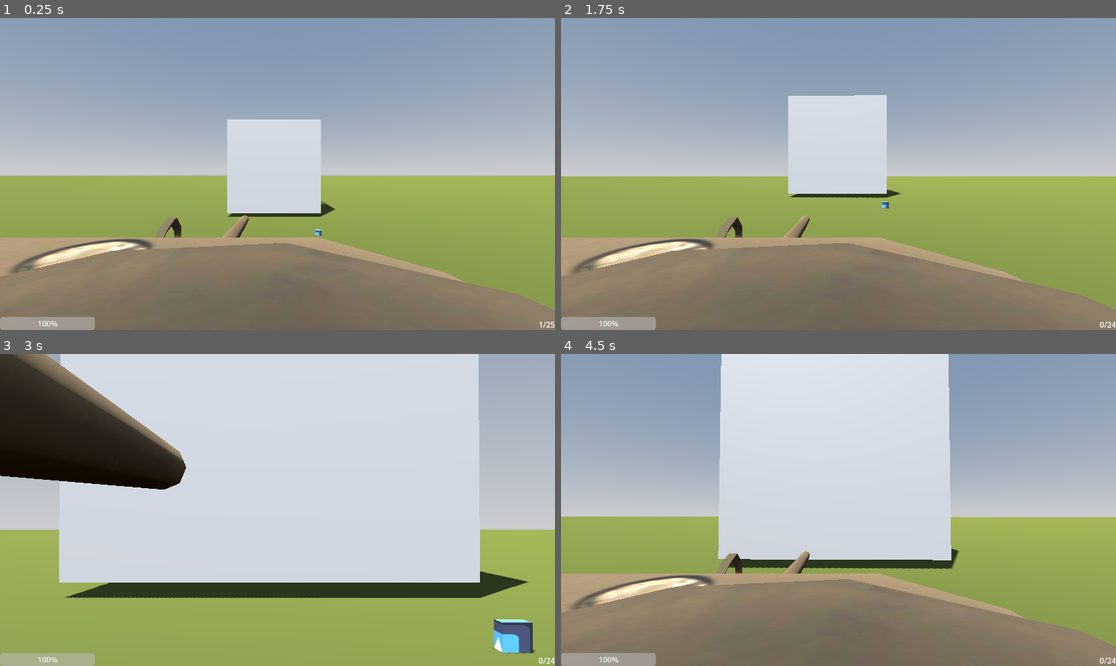
Above: before the commit, frames 1-4 (two rows, left to right).
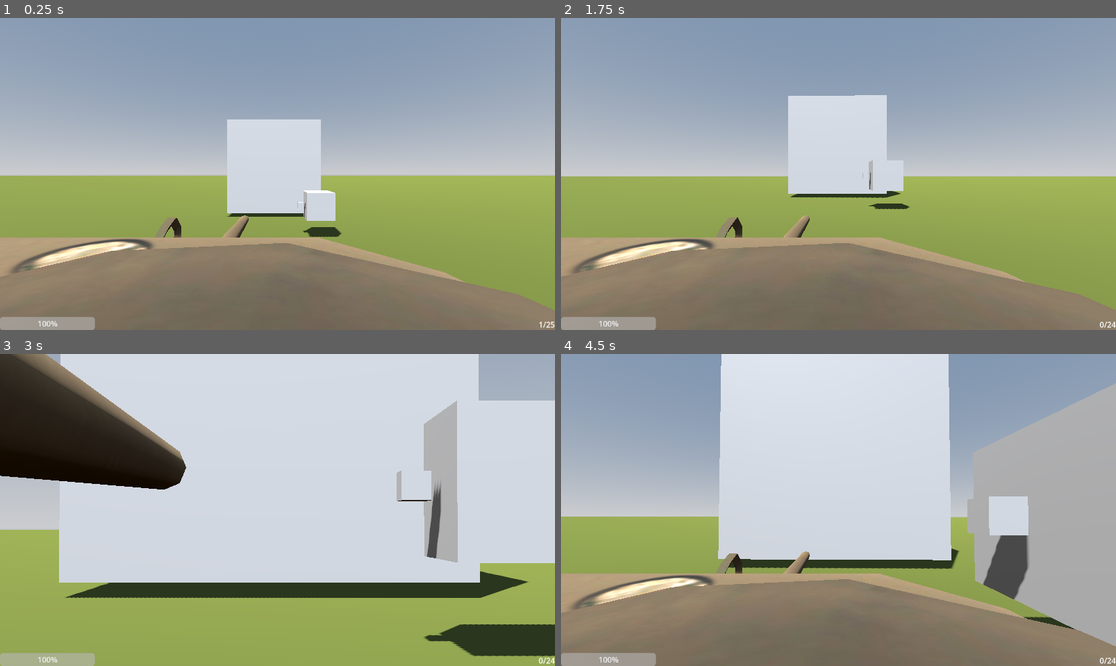
Above: after the commit, the same moments.

Repository: 24397BHS/frenk-the-tenkreal
Game: Godot game, scene res://Scenes/map.tscn
Same seed, same stepped clock (60 frames per second), same inputs: the game is played once before the commit and once after it. The engine's default icon, where the game draws it, is replaced by a stand-in: a white triangle on a blue panel in a dark square.
Inputs (mouse positions are in pixels of both pictures, inside the frame that each line leads up to):
- Up to frame 1 (0.25 s): no input
- Up to frame 2 (1.75 s): move the mouse to (866, 174) at 0.52 s; hold W (up) from 0.53 s (still down); tap C (Freelook) at 0.6 s; move the mouse to (810, 174) at 1.27 s; click (810, 174) at 1.35 s
- Up to frame 3 (3 s): keep holding W (up); move the mouse to (288, 503) at 2.02 s; hold Shift (scope) 2.03-2.78 s; move the mouse to (271, 516) at 2.77 s; tap C (Freelook) at 2.85 s
- Up to frame 4 (4.5 s): keep holding W (up); move the mouse to (877, 513) at 3.52 s; click (877, 513) at 3.6 s; move the mouse to (794, 506) at 4.27 s; tap Shift (scope) at 4.35 s

The runs differ from the first frame. In frame 1, 0.6% of the frame differs, in the area x 53-62%, y 55-71%; in frame 2, 0.4%; in frame 3, 10%; in frame 4, 11%, in the area x 73-100%, y 9-94%.

Commit message:
Enemy working

Diff:
--- a/Scenes/Badguytest.tscn
+++ b/Scenes/Badguytest.tscn
@@ -1,22 +1,40 @@
 [gd_scene format=3 uid="uid://nph845663xde"]
 
-[ext_resource type="Texture2D" uid="uid://cgvjpuv3wyd8" path="res://icon.svg" id="1_arp83"]
-[ext_resource type="Script" uid="uid://coiffrvtchsmc" path="res://Scenes/badguytest.gd" id="1_tpwph"]
+[ext_resource type="Script" uid="uid://bogjshob6ta4m" path="res://Scripts/badguytest.gd" id="1_sehag"]
 
-[sub_resource type="StandardMaterial3D" id="StandardMaterial3D_25f6f"]
-albedo_texture = ExtResource("1_arp83")
+[sub_resource type="BoxMesh" id="BoxMesh_ursk5"]
+size = Vector3(5, 5, 5)
 
-[sub_resource type="BoxMesh" id="BoxMesh_6bo1h"]
+[sub_resource type="ConvexPolygonShape3D" id="ConvexPolygonShape3D_sehag"]
+points = PackedVector3Array(-2.5, -2.4995105, -2.4995105, 2.5, 2.4995105, 2.4995105, 2.5, -2.4995105, 2.4995105, 2.5, 2.4995105, -2.4995105, -2.5, 2.4995105, 2.4995105, 2.5, -2.4995105, -2.4995105, -2.5, -2.4995105, 2.4995105, -2.5, 2.4995105, -2.4995105)
 
-[sub_resource type="ConvexPolygonShape3D" id="ConvexPolygonShape3D_88tcj"]
-points = PackedVector3Array(-0.5, -0.5, -0.5, 0.5, 0.5, 0.5, 0.5, -0.5, 0.5, 0.5, 0.5, -0.5, -0.5, 0.5, 0.5, 0.5, -0.5, -0.5, -0.5, -0.5, 0.5, -0.5, 0.5, -0.5)
+[sub_resource type="BoxMesh" id="BoxMesh_tpwph"]
 
-[node name="Badguy" type="Node3D" unique_id=1638260609]
-script = ExtResource("1_tpwph")
+[sub_resource type="SphereShape3D" id="SphereShape3D_88tcj"]
 
-[node name="MeshInstance3D" type="MeshInstance3D" parent="." unique_id=829653145]
-material_override = SubResource("StandardMaterial3D_25f6f")
-mesh = SubResource("BoxMesh_6bo1h")
+[node name="Badguy" type="StaticBody3D" unique_id=452860622]
+script = ExtResource("1_sehag")
 
-[node name="CollisionShape3D" type="CollisionShape3D" parent="." unique_id=1392797866]
-shape = SubResource("ConvexPolygonShape3D_88tcj")
+[node name="MeshInstance3D" type="MeshInstance3D" parent="." unique_id=1417181697]
+mesh = SubResource("BoxMesh_ursk5")
+
+[node name="CollisionShape3D" type="CollisionShape3D" parent="." unique_id=71880707]
+shape = SubResource("ConvexPolygonShape3D_sehag")
+
+[node name="MeshInstance3D2" type="MeshInstance3D" parent="." unique_id=1284285516]
+transform = Transform3D(1, 0, 0, 0, 1, 0, 0, 0, 1, 3.3678408, 0, 0)
+mesh = SubResource("BoxMesh_tpwph")
+
+[node name="DetectionZone" type="Area3D" parent="." unique_id=1028428002]
+
+[node name="CollisionShape3D" type="CollisionShape3D" parent="DetectionZone" unique_id=1480514707]
+transform = Transform3D(50, 0, 0, 0, 50, 0, 0, 0, 50, 0, 0, 0)
+shape = SubResource("SphereShape3D_88tcj")
+
+[node name="Muzzle" type="Marker3D" parent="." unique_id=807978811]
+transform = Transform3D(1, 0, 0, 0, 1, 0, 0, 0, 1, 4.1742187, 0, 0)
+
+[node name="ShootTimer" type="Timer" parent="." unique_id=1339800743]
+wait_time = 1.5
+one_shot = true
+autostart = true
--- a/Scenes/Player.tscn
+++ b/Scenes/Player.tscn
@@ -4,6 +4,9 @@
 [ext_resource type="Texture2D" uid="uid://2ybo27ree5r5" path="res://Shermanfiles/t1.jpg" id="1_kpjcp"]
 [ext_resource type="Texture2D" uid="uid://bykno47ar1sgg" path="res://Shermanfiles/4abd7b54 copy.jpg" id="1_xhfnw"]
 [ext_resource type="Script" uid="uid://dluwsqpgojlkd" path="res://Scripts/canvas_layer.gd" id="4_e80uo"]
+
+[sub_resource type="BoxShape3D" id="BoxShape3D_kpjcp"]
+size = Vector3(5, 3, 11.465271)
 
 [sub_resource type="StandardMaterial3D" id="StandardMaterial3D_kne1u"]
 albedo_texture = ExtResource("1_kpjcp")
@@ -881,15 +884,16 @@
 blend_shape_mode = 0
 shadow_mesh = SubResource("ArrayMesh_rh8wt")
 
-[sub_resource type="BoxShape3D" id="BoxShape3D_kpjcp"]
-size = Vector3(5, 3, 11.465271)
-
 [node name="Tank" type="VehicleBody3D" unique_id=1924498077]
 mass = 1000.0
 gravity_scale = 3.0
 linear_damp = 0.9
 script = ExtResource("1_kne1u")
 
+[node name="CollisionShape3D" type="CollisionShape3D" parent="." unique_id=434220152]
+transform = Transform3D(1, 0, 0, 0, 1, 0, 0, 0, 1, 0, -0.409096, -0.031585693)
+shape = SubResource("BoxShape3D_kpjcp")
+
 [node name="Body" type="MeshInstance3D" parent="." unique_id=1872773907]
 transform = Transform3D(9.083748e-07, -1.1102691e-07, -2.5399997, 0, 2.54, -1.1102691e-07, 2.5399997, 3.609557e-14, 9.083748e-07, -2.2188494, -2.0788732, -3.2498786)
 mesh = SubResource("ArrayMesh_8vqkm")
@@ -1099,10 +1103,6 @@
 transform = Transform3D(-1.1102693e-07, 3.7617382e-28, -2.54, 8.605854e-21, 2.54, 0, 2.54, -8.605854e-21, -1.1102693e-07, 0, 0, 0)
 material_override = SubResource("StandardMaterial3D_47wu6")
 mesh = SubResource("ArrayMesh_lwxm8")
-
-[node name="CollisionShape3D" type="CollisionShape3D" parent="." unique_id=434220152]
-transform = Transform3D(1, 0, 0, 0, 1, 0, 0, 0, 1, 0, -0.409096, -0.031585693)
-shape = SubResource("BoxShape3D_kpjcp")
 
 [node name="CanvasLayer" type="CanvasLayer" parent="." unique_id=1974043531]
 script = ExtResource("4_e80uo")
--- /dev/null
+++ b/Scenes/badguybullettest.tscn
@@ -0,0 +1,18 @@
+[gd_scene format=3 uid="uid://bs0ptc4w3gcg"]
+
+[ext_resource type="Script" uid="uid://bvloikdm18obg" path="res://Scripts/area_3d.gd" id="1_xd3cy"]
+
+[sub_resource type="BoxMesh" id="BoxMesh_or3t6"]
+size = Vector3(0.6, 0.6, 0.6)
+
+[sub_resource type="ConvexPolygonShape3D" id="ConvexPolygonShape3D_vu7ln"]
+points = PackedVector3Array(-0.29999998, -0.29999986, -0.29999986, 0.29998615, 0.29999998, 0.29999998, 0.29998615, 0.29999998, -0.29999998, 0.29998615, -0.29999998, 0.29999998, -0.29999998, 0.29999986, 0.29999986, 0.29998615, -0.29999998, -0.29999998, -0.29999998, -0.29999986, 0.29999986, -0.29999998, 0.29999986, -0.29999986)
+
+[node name="Area3D" type="Area3D" unique_id=1371711537]
+script = ExtResource("1_xd3cy")
+
+[node name="MeshInstance3D" type="MeshInstance3D" parent="." unique_id=1200362984]
+mesh = SubResource("BoxMesh_or3t6")
+
+[node name="CollisionShape3D" type="CollisionShape3D" parent="." unique_id=305314259]
+shape = SubResource("ConvexPolygonShape3D_vu7ln")
--- a/Scenes/badguytest.gd
+++ /dev/null
@@ -1,11 +0,0 @@
-extends Node3D
-
-
-# Called when the node enters the scene tree for the first time.
-func _ready() -> void:
-	pass # Replace with function body.
-
-
-# Called every frame. 'delta' is the elapsed time since the previous frame.
-func _process(delta: float) -> void:
-	pass
--- a/Scenes/map.tscn
+++ b/Scenes/map.tscn
@@ -44,4 +44,4 @@
 use_collision = true
 
 [node name="Node3D2" parent="." unique_id=1638260609 instance=ExtResource("2_26yhd")]
-transform = Transform3D(1, 0, 0, 0, 1, 0, 0, 0, 1, -8.576397, 0.5, 41.338116)
+transform = Transform3D(1, 0, 0, 0, 1, 0, 0, 0, 1, -8.576397, 5.611599, 41.338116)
--- /dev/null
+++ b/Scripts/area_3d.gd
@@ -0,0 +1,18 @@
+extends Area3D
+
+@export var speed: float = 20.0
+var direction: Vector3 = Vector3.ZERO
+
+func _ready():
+	# Let the bullet know which direction to travel based on the Muzzle's basis
+	direction = -transform.basis.z.normalized()
+
+func _physics_process(delta):
+	# Move the bullet forward
+	global_translate(direction * speed * delta)
+
+func _on_body_entered(body):
+	# Deal damage here
+	if body.is_in_group("Player"):
+		# body.take_damage(10)
+		queue_free() # Destroy bullet after hitting player
--- /dev/null
+++ b/Scripts/badguytest.gd
@@ -0,0 +1,55 @@
+extends StaticBody3D
+
+# Load your bullet scene
+@onready var bullet_scene = preload("res://Scenes/badguybullettest.tscn")
+@onready var shoot_timer = $ShootTimer
+@onready var muzzle = $Muzzle
+@onready var detection_zone = $DetectionZone
+
+var player_in_range = false
+var player_target = null
+
+# How fast the enemy aims at the player
+@export var rotation_speed: float = 5.0
+
+func _ready():
+	# Connect signals for detection
+	detection_zone.connect("body_entered", Callable(self, "_on_player_entered"))
+	detection_zone.connect("body_exited", Callable(self, "_on_player_exited"))
+	shoot_timer.connect("timeout", Callable(self, "_shoot"))
+
+func _physics_process(delta):
+	if player_target:
+		# Smoothly rotate the enemy to face the player
+		var target_transform = transform.looking_at(player_target.global_position, Vector3.UP)
+		transform = transform.interpolate_with(target_transform, rotation_speed * delta)
+
+		# Start shooting if the timer isn't running
+		if shoot_timer.is_stopped():
+			shoot_timer.start()
+
+func _shoot():
+	if player_target:
+		# 1. Instantiate the bullet
+		var bullet = bullet_scene.instantiate()
+
+		# 2. Set the bullet's position and direction based on the Muzzle
+		bullet.global_transform = muzzle.global_transform
+
+		# 3. Add to the main scene (assuming 'World' is the root node)
+		get_tree().root.add_child(bullet)
+
+		# 4. Reset the shoot timer for the next shot
+		shoot_timer.start(1.5)
+
+func _on_player_entered(body):
+	# Make sure you set your Player's collision layer/group appropriately!
+	if body.is_in_group("Player"):
+		player_target = body
+		player_in_range = true
+
+func _on_player_exited(body):
+	if body == player_target:
+		player_target = null
+		player_in_range = false
+		shoot_timer.stop()
Not shown, removed: Scenes/badguytest.gd.uid
Not shown, added: Scripts/area_3d.gd.uid
Not shown, added: Scripts/badguytest.gd.uid
